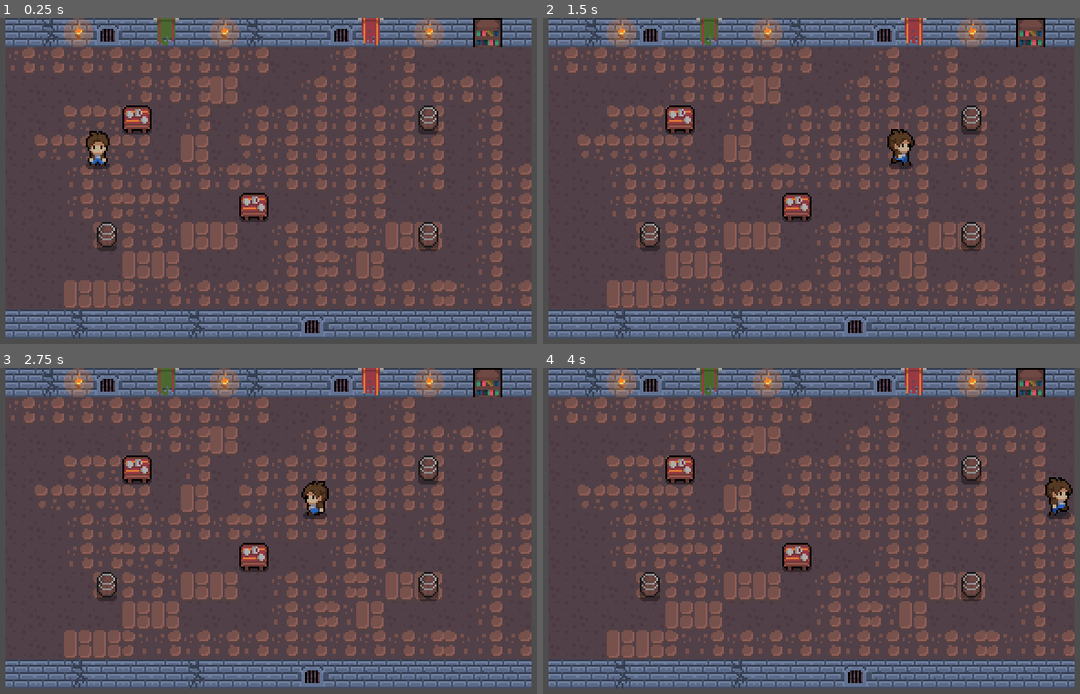
Above: before the commit, frames 1-4 (two rows, left to right).
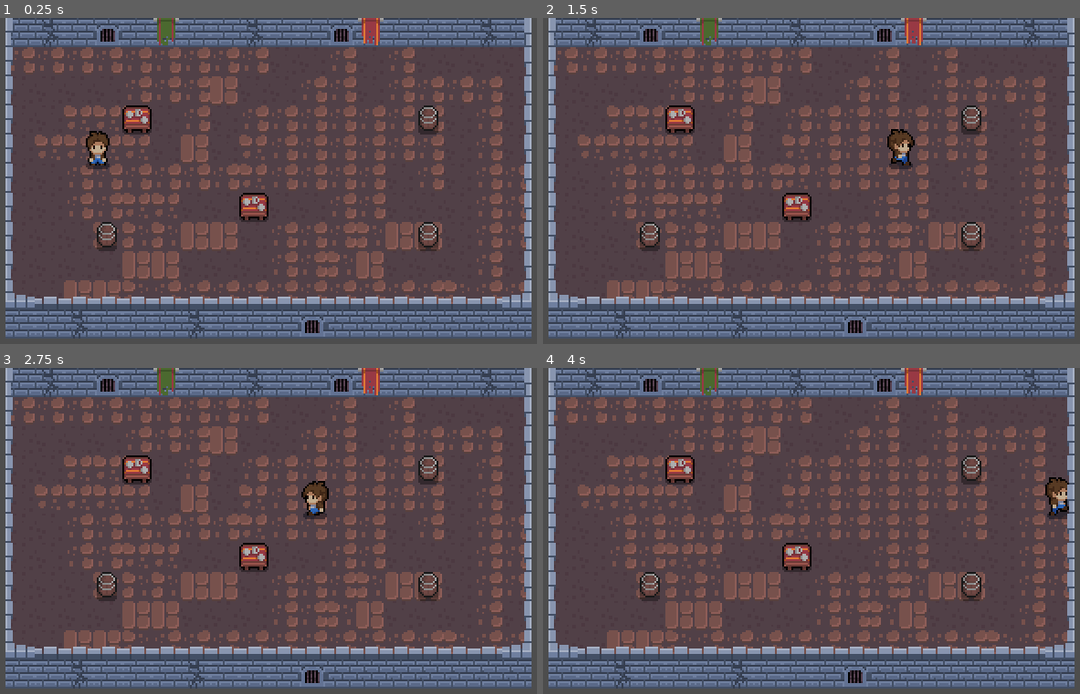
Above: after the commit, the same moments.

Repository: AlayandeWork/Micro-Knight
Game: Godot game, scene res://World/Level/level.tscn
The game is run twice, just before and just after one commit, with the same random seed, the same clock (stepped at 60 frames per second) and the same inputs.
Inputs:
- Up to frame 1 (0.25 s): no input
- Up to frame 2 (1.5 s): tap Enter (ui_accept) at 0.5, 0.77 s; hold Right (ui_right) from 0.53 s (still down)
- Up to frame 3 (2.75 s): tap Enter (ui_accept) at 1.52 s; release Right (ui_right) at 2.03 s; hold Left (ui_left) from 2.03 s (still down)
- Up to frame 4 (4 s): release Left (ui_left) at 2.78 s; hold Right (ui_right) from 2.78 s (still down); tap Enter (ui_accept) at 3.02, 3.77 s

The runs differ from the first frame. In frame 1, 7.2% of the frame differs, in the area x 1-99%, y 0-90%; in frame 2, 7.2%; in frame 3, 7.2%; in frame 4, 7.2%.

Commit message:
Fixed y-Sorting issue by removing it entirely

Diff:
--- a/World/Level/level.tscn
+++ b/World/Level/level.tscn
@@ -547,6 +547,7 @@
 1:0/0/physics_layer_0/angular_velocity = 0.0
 1:0/0/physics_layer_0/polygon_0/points = PackedVector2Array(-6.125, -1.25, 5, -1.375, 5, 5.375, -6, 5.5)
 2:0/0 = 0
+2:0/0/y_sort_origin = 2
 2:0/0/physics_layer_0/linear_velocity = Vector2(0, 0)
 2:0/0/physics_layer_0/angular_velocity = 0.0
 3:0/0 = 0
@@ -741,16 +742,19 @@
 script = ExtResource("1_mkonj")
 
 [node name="TileMap" type="TileMap" parent="."]
+y_sort_enabled = true
 tile_set = SubResource("TileSet_wt28m")
 format = 2
 layer_0/name = "Fence"
+layer_0/y_sort_enabled = true
 layer_0/tile_data = PackedInt32Array(-65534, 131073, 6, -65533, 131073, 6, -65532, 131073, 6, -65531, 131073, 6, -65530 …(930 unchanged characters)…
 layer_1/name = "Ground"
 layer_1/tile_data = PackedInt32Array(196612, 262145, 2, 196611, 262145, 2, 262147, 262145, 2, 262146, 262145, 2, 262148 …(3319 unchanged characters)…
 layer_2/name = "Walls"
 layer_2/tile_data = PackedInt32Array(18, 393217, 4, 17, 524289, 5, 16, 393217, 4, 15, 393217, 4, 14, 393217, 4, 13, 393 …(520 unchanged characters)…
 layer_3/name = "Items"
-layer_3/tile_data = PackedInt32Array(3, 458752, 3, 8, 458752, 3, 15, 458752, 3, 196613, 327681, 1, 393225, 327681, 1, 458756, 65537, 0, 196623, 65537, 0, 458767, 65537, 0, 6, 196609, 0, 13, 262145, 0, 17, 131073, 0)
+layer_3/y_sort_enabled = true
+layer_3/tile_data = PackedInt32Array(196613, 327681, 1, 393225, 327681, 1, 458756, 65537, 0, 196623, 65537, 0, 458767, 65537, 0, 6, 196609, 0, 13, 262145, 0)
 
 [node name="player" parent="." instance=ExtResource("1_vrv5x")]
 position = Vector2(66, 81)
